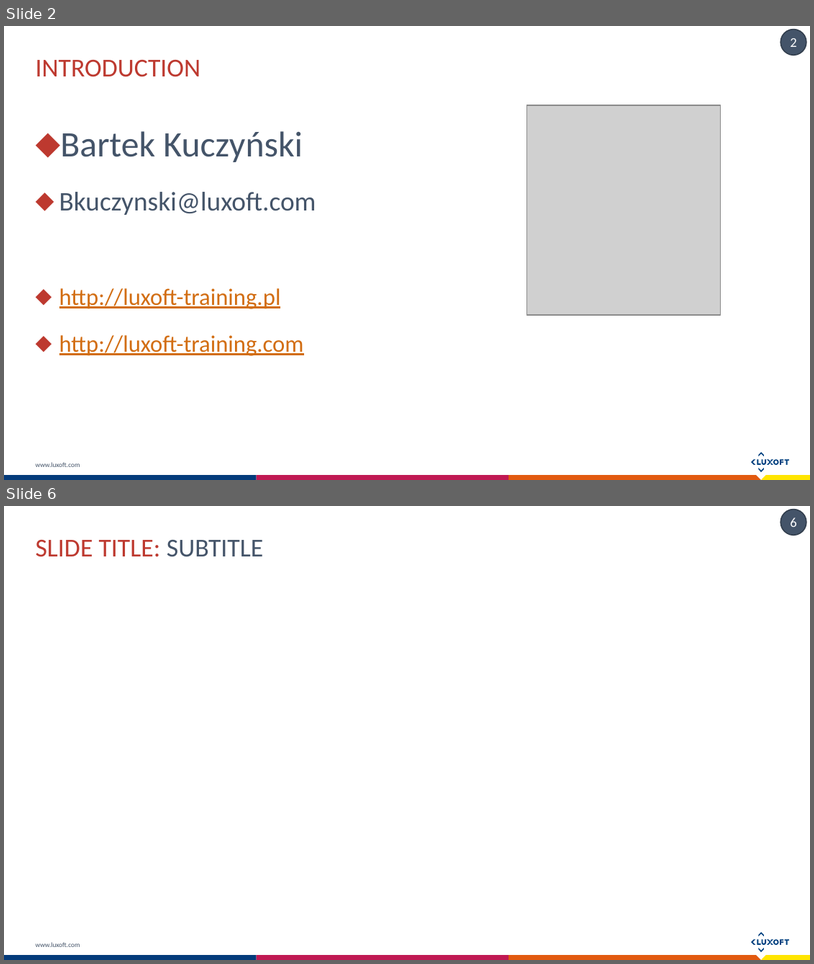
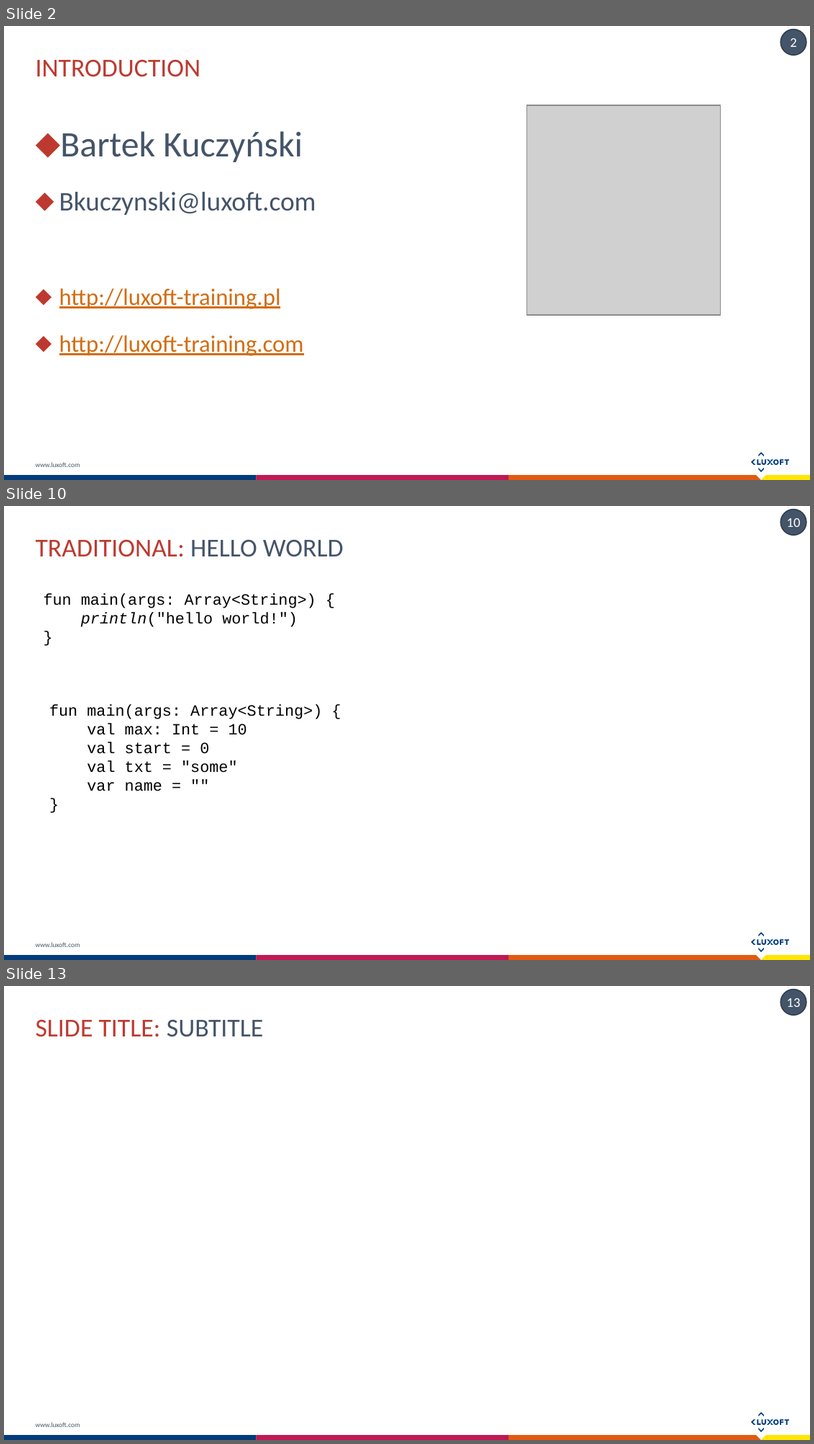
Before and after one commit to Koziolek/kotlin-workshops-230616, a slide deck: Introduction To Kotlin.pptx. Shown one above the other, each under a label of ours: slides 2 and 6 before the commit, slides 2, 10 and 13 after it; the slides between them are not shown. The pictures are 814x964 and 814x1444 pixels, drawn with LibreOffice and Linux fonts; fonts in the diff are those of the drawing; grey boxes stand for pictures. Boxes give left, top, right and bottom in pixels: in the first picture for what was removed or moved away, otherwise in the second. Text is boxed around its words. In the diff, an @@ line names an element or a change of style, - is before the commit and + after.

```diff
--- a/Introduction To Kotlin.pptx
+++ b/Introduction To Kotlin.pptx
@@ slide 10 added at box(4, 506, 810, 960), background #FFFFFF; not listed: 18 template elements that a slide beside it also shows @@
@@ title added at box(36, 540, 344, 557), 23 pt, text #BD392F @@
+TRADITIONAL: HELLO WORLD
@@ text added at box(44, 593, 316, 627), 14 pt, text #000000 @@
+fun main(args: Array<String>) {
+println("hello world!")
+}
@@ text added at box(49, 704, 322, 791), 14 pt, text #000000 @@
+fun main(args: Array<String>) {
+val max: Int = 10
+val start = 0
+val txt = "some"
+var name = ""
+}
@@ what was slide 6 is now slide 13 @@
@@ page number at box(787, 998, 801, 1007): text changed @@
-6
+13
```
Also in this commit, not shown: 2 slides changed, 9 other slides added, 1 slide removed, 11 other files.
